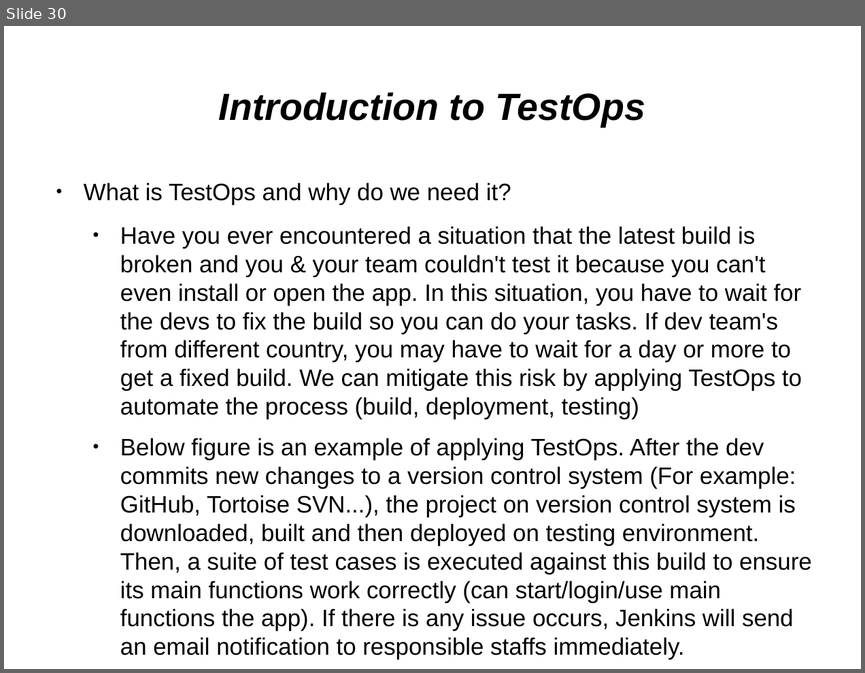
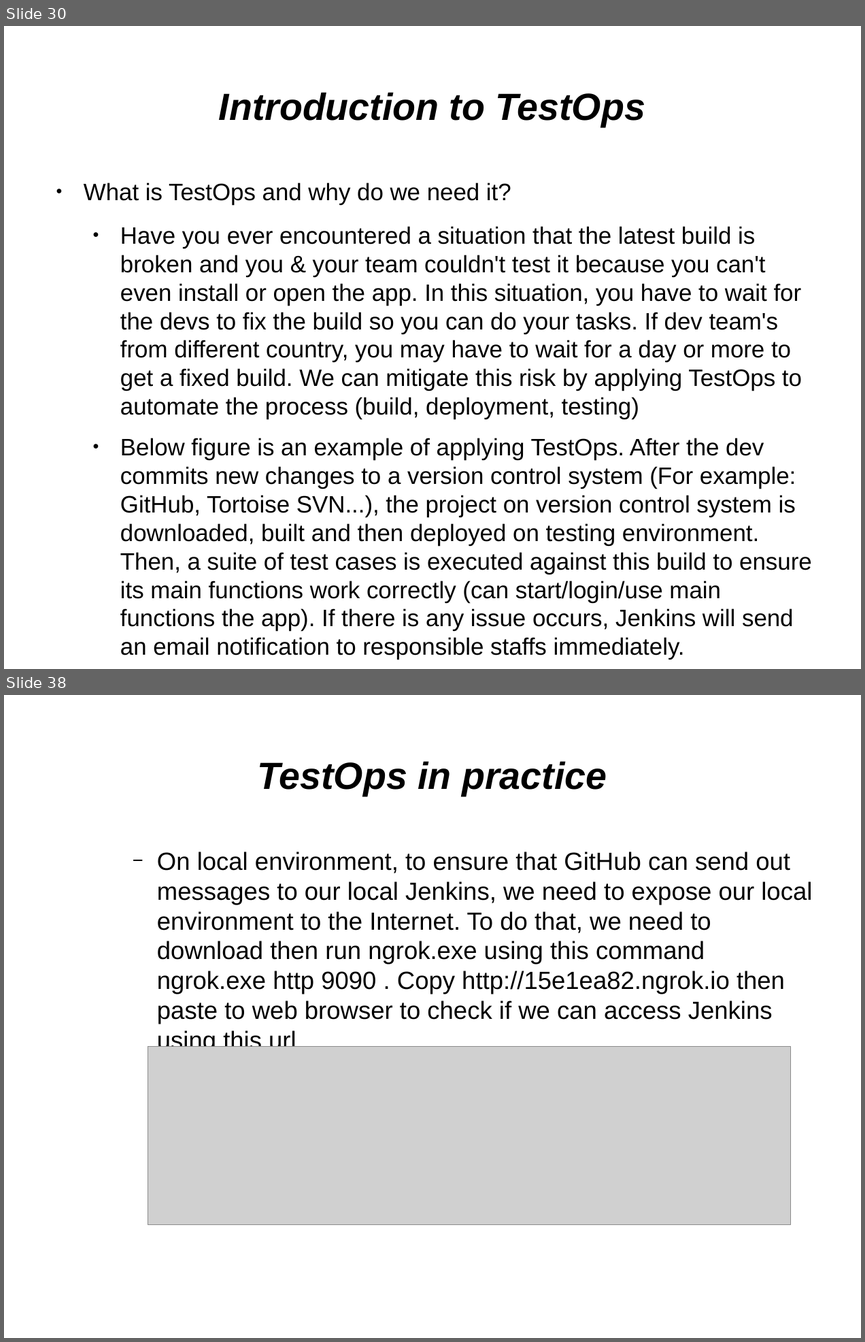
Before and after one commit to kirol/selenium, a slide deck: Selenium & Testops.odp. Shown one above the other, each under a label of ours: slide 30 before the commit, slides 30 and 38 after it; the slides between them are not shown. The pictures are 865x673 and 865x1342 pixels, drawn with LibreOffice and Linux fonts; fonts in the diff are those of the drawing; grey boxes stand for pictures. Boxes give left, top, right and bottom in pixels: in the first picture for what was removed or moved away, otherwise in the second. Text is boxed around its words. In the diff, an @@ line names an element or a change of style, - is before the commit and + after.

```diff
--- a/Selenium & Testops.odp
+++ b/Selenium & Testops.odp
@@ slide 38 added at bbox=[4, 695, 861, 1338], background #FFFFFF @@
@@ title added at bbox=[258, 761, 606, 796], 35 pt, text #000000, bold, italic @@
+TestOps in practice
@@ text added at bbox=[157, 851, 812, 1053], 23 pt, text #000000 @@
+    − On local environment, to ensure that GitHub can send out messages to our local Jenkins, we need to expose our local environment to the Internet. To do that, we need to download then run ngrok.exe using this command ngrok.exe http 9090 . Copy http://15e1ea82.ngrok.io then paste to web browser to check if we can access Jenkins using this url.
@@ picture added at bbox=[148, 1047, 791, 1225] @@
```
Also in this commit, not shown: 23 slides changed, 14 other slides added, 8 slides removed, 1 other file.
